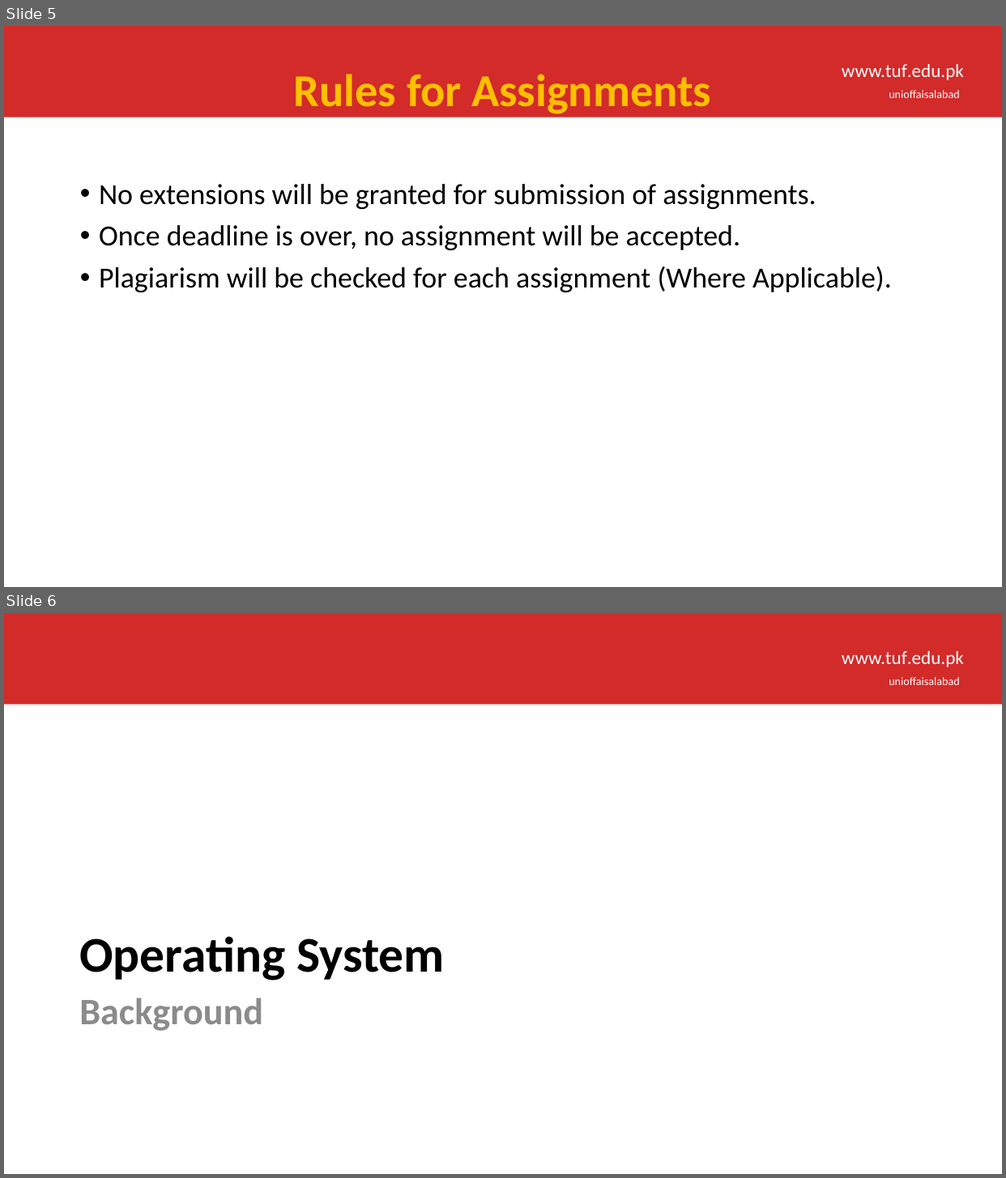
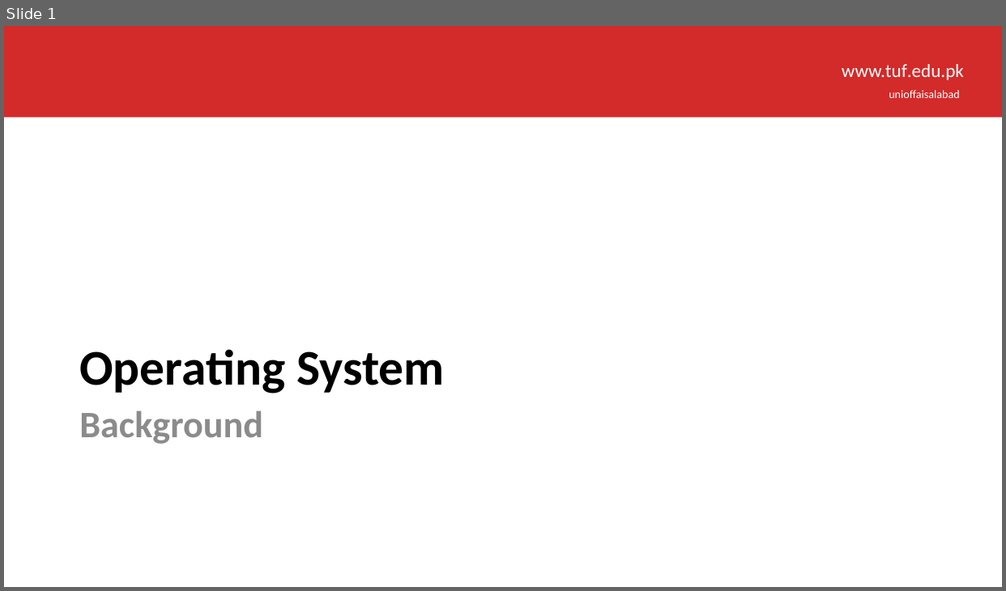
Before and after one commit to hamnasz/Semester-IV, a slide deck: Operating System/Mids/Slides/Lecture # 1.pptx. Shown one above the other, each under a label of ours: slides 5 and 6 before the commit, slide 1 after it. The pictures are 1006x1178 and 1006x591 pixels, drawn with LibreOffice and Linux fonts; fonts in the diff are those of the drawing; background and template pictures are left out. Boxes give left, top, right and bottom in pixels: in the first picture for what was removed or moved away, otherwise in the second. Text is boxed around its words. In the diff, an @@ line names an element or a change of style, - is before the commit and + after.

```diff
--- a/Operating System/Mids/Slides/Lecture # 1.pptx
+++ b/Operating System/Mids/Slides/Lecture # 1.pptx
@@ slide 5 removed at (4,26,1002,587), background #FFFFFF; not listed: 3 template elements that a slide beside it also shows @@
@@ title removed at (294,74,711,114) @@
-Rules for Assignments
@@ text removed at (99,184,892,292) @@
-• No extensions will be granted for submission of assignments.
-• Once deadline is over, no assignment will be accepted.
-• Plagiarism will be checked for each assignment (Where Applicable).
@@ what was slide 6 is now slide 1 @@
```
Also in this commit, not shown: 4 other slides removed, 2 other files.
